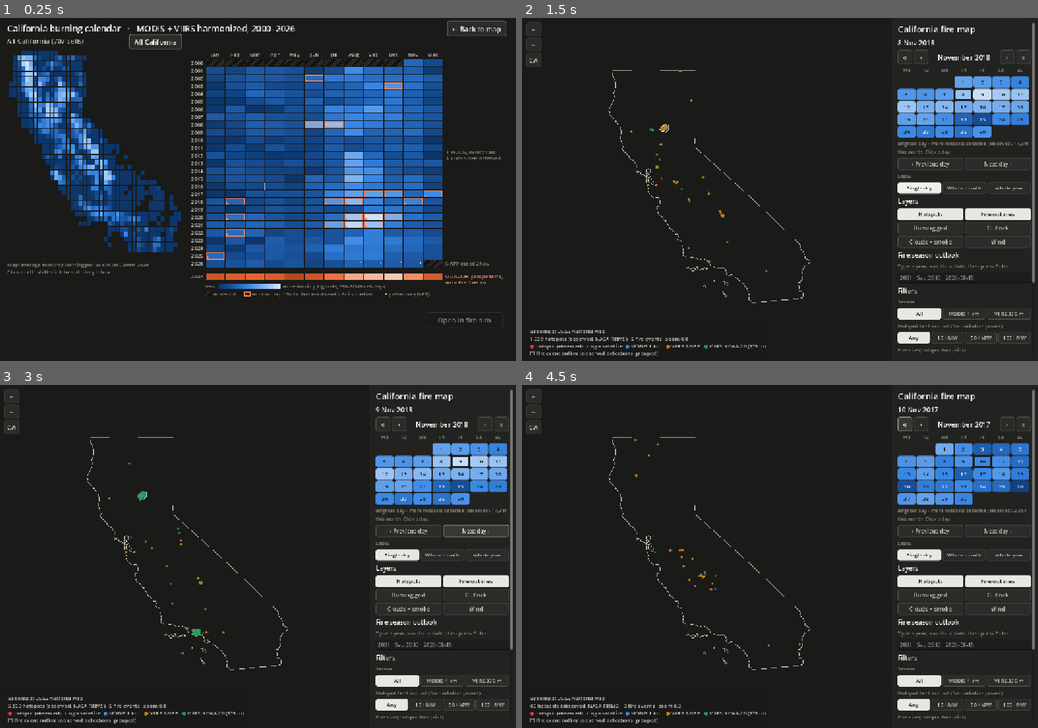
Above: before the commit, frames 1-4 (two rows, left to right).
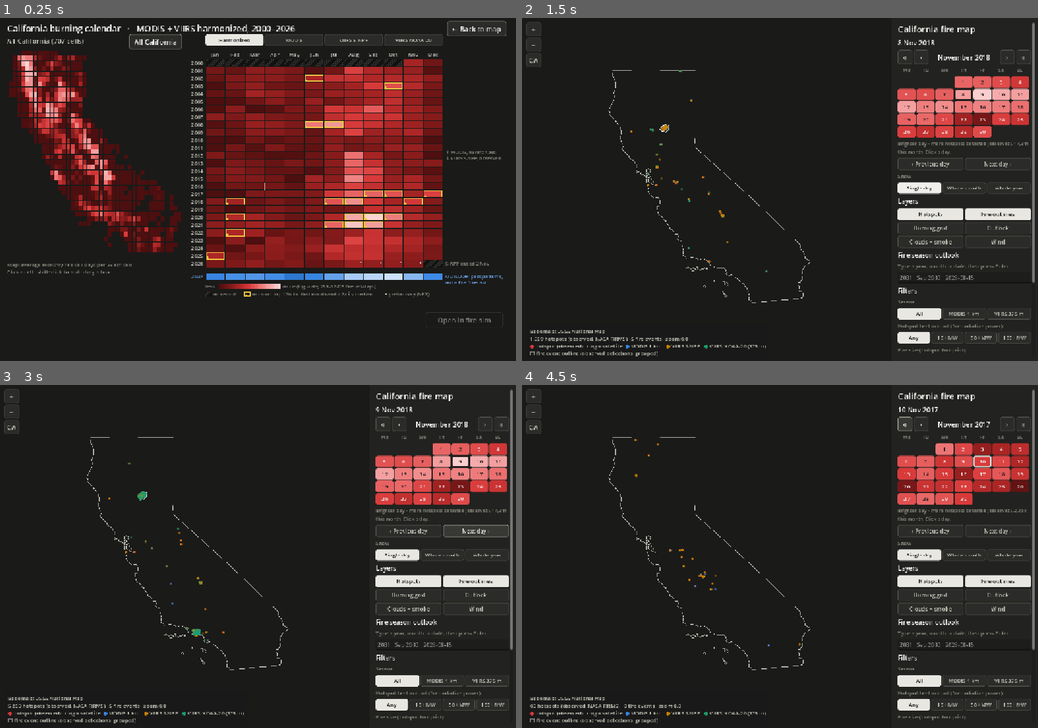
Above: after the commit, the same moments.

Repository: ashved123/Space-Pickles-Harmonization
Game: Godot game, scene res://ui/calendar_view.tscn
Two runs of this game, one before a commit and one after it. Both use one fixed random seed, a clock stepped at 60 frames per second and the inputs below. This scene is started directly instead of the project's main scene.
Inputs:
- Up to frame 1 (0.25 s): no input
- Up to frame 2 (1.5 s): click "← Back to map" at 0.5 s; click "Single day" at 1.25 s
- Up to frame 3 (3 s): click "Single day" at 2 s; click "Next day ›" at 2.75 s
- Up to frame 4 (4.5 s): click "Next day ›" at 3.5 s; click "«" at 4.25 s

The runs differ from the first frame. In frame 1, 32% of the frame differs, in the area x 1-98%, y 4-82%; in frame 2, 3.6%; in frame 3, 3.6%; in frame 4, 3.7%.

Commit message:
Make the calendars red and add a per-satellite view to the big calendar
Burning is now a red ramp everywhere: the map's month calendar, the
burning grid and the big calendar heatmap. The outlook moved from
orange to blue so it can't be mistaken for burning, and the "unusual"
marker is yellow so it shows on red.

The big calendar has a toggle: Harmonized, MODIS, VIIRS S-NPP or
VIIRS NOAA-20. The satellite views show raw detection counts per cell
and month, counted from the hotspot files the first time one is picked.
They are labelled as not comparable between satellites, and months
outside a satellite's record show as no record.

Co-Authored-By: Claude Fable 5.2 <noreply@anthropic.com>

Diff:
--- a/app/data/calendar_data.gd
+++ b/app/data/calendar_data.gd
@@ -31,6 +31,14 @@
 var outlook_label := ""
 var outlook_p: Array = []                # per cell: 12 probabilities
 var outlook_info := {}
+
+const SENSOR_NAMES := ["MODIS", "VIIRS S-NPP", "VIIRS NOAA-20"]  # sensor codes 0-2 in the hotspot files
+const LOOKUP_N := 64                         # 64 x 64 cells of 0.25 degrees covers California
+var _sensor_counts := PackedInt32Array()     # [sensor][cell][slot], filled by count_sensor_year()
+var _sensor_first := [-1, -1, -1]            # first / last slot with any detection, per sensor
+var _sensor_last := [-1, -1, -1]
+var _sensor_done := false
+var _cell_lookup := PackedInt32Array()       # 0.25 degree lat/lon box -> cell index, -1 if none
 
 
 func load_all(dir: String = "res://datasets") -> bool:
@@ -218,6 +226,99 @@
 
 static func _cell_key(lat: float, lon: float) -> String:
 	return "%.3f,%.3f" % [lat, lon]
+
+
+# ---------- raw detections per satellite ----------
+# Counted from the per-year hotspot files (the map's data), not from the harmonized series:
+# these are raw detection counts, so MODIS (1 km pixels) and VIIRS (375 m) are NOT comparable.
+
+## Counts one year of detections per sensor, cell and month. Call once for every year from
+## FIRST_YEAR to last_year, in order (the big years take a moment, so spread them over frames).
+func count_sensor_year(y: int, dir: String = "res://datasets/hotspots") -> void:
+	var slots := year_count() * 12
+	var cells := cell_count()
+	if _sensor_counts.is_empty():
+		_sensor_counts.resize(SENSOR_NAMES.size() * cells * slots)
+		_sensor_counts.fill(0)
+		_cell_lookup.resize(LOOKUP_N * LOOKUP_N)
+		_cell_lookup.fill(-1)
+		for c in cells:
+			_cell_lookup[_lookup_index(cell_lat[c], cell_lon[c])] = c
+	var fmt = _read_json(dir + "/index.json")
+	var path := "%s/%d.bin" % [dir, y]
+	if fmt != null and FileAccess.file_exists(path):
+		var b := FileAccess.get_file_as_bytes(path)
+		if b.size() >= 8 and b.slice(0, 4).get_string_from_ascii() == "HSP1":
+			var lat0: float = fmt.format.lat0
+			var lon0: float = fmt.format.lon0
+			var ks: float = fmt.format.lat_span / 65535.0
+			var kl: float = fmt.format.lon_span / 65535.0
+			# Day of year -> month (1-12) for this year.
+			var month_of := PackedByteArray()
+			month_of.resize(367)
+			var d := 1
+			for m in range(1, 13):
+				for _i in days_in_month(y, m):
+					month_of[d] = m
+					d += 1
+			for i in b.decode_u32(4):
+				var o := 8 + i * 10
+				var c := _cell_lookup[_lookup_index(lat0 + b.decode_u16(o) * ks, lon0 + b.decode_u16(o + 2) * kl)]
+				var month: int = month_of[mini(b.decode_u16(o + 4), 366)]
+				var s: int = b[o + 8]
+				if c < 0 or month == 0 or s >= SENSOR_NAMES.size():
+					continue
+				var slot := (y - FIRST_YEAR) * 12 + month - 1
+				_sensor_counts[(s * cells + c) * slots + slot] += 1
+				if _sensor_first[s] < 0 or slot < _sensor_first[s]:
+					_sensor_first[s] = slot
+				_sensor_last[s] = maxi(_sensor_last[s], slot)
+	if y >= last_year:
+		_sensor_done = true
+
+
+## True once every year has been counted.
+func sensor_ready() -> bool:
+	return _sensor_done
+
+
+## Whether a sensor has any detections on record by that month (between its first and last).
+func sensor_has_record(sensor: int, year: int, month: int) -> bool:
+	var slot := (year - FIRST_YEAR) * 12 + month - 1
+	return _sensor_first[sensor] >= 0 and slot >= _sensor_first[sensor] and slot <= _sensor_last[sensor]
+
+
+## Raw detections of one sensor in a cell and month. NAN outside the sensor's record.
+func sensor_cell_value(sensor: int, cell: int, year: int, month: int) -> float:
+	if not sensor_has_record(sensor, year, month):
+		return NAN
+	return _sensor_counts[(sensor * cell_count() + cell) * year_count() * 12 + (year - FIRST_YEAR) * 12 + month - 1]
+
+
+## Year x month grid of one sensor's raw detections over an area, shaped like area_grid().
+func sensor_area_grid(sensor: int, cells: PackedInt32Array) -> Array:
+	var slots := year_count() * 12
+	var grid := []
+	for y in range(FIRST_YEAR, last_year + 1):
+		var row := PackedFloat32Array()
+		for m in range(1, 13):
+			if not sensor_has_record(sensor, y, m):
+				row.append(NAN)
+				continue
+			var slot := (y - FIRST_YEAR) * 12 + m - 1
+			var total := 0
+			for c in cells:
+				total += _sensor_counts[(sensor * cell_count() + c) * slots + slot]
+			row.append(total)
+		grid.append(row)
+	return grid
+
+
+## Slot in _cell_lookup for a coordinate: the 0.25 degree cell it falls in.
+static func _lookup_index(lat: float, lon: float) -> int:
+	var li := clampi(int(floor(lat / 0.25)) - 120, 0, LOOKUP_N - 1)   # from 30 N
+	var lo := clampi(int(floor(lon / 0.25)) + 512, 0, LOOKUP_N - 1)   # from 128 W
+	return li * LOOKUP_N + lo
 
 
 static func days_in_month(y: int, m: int) -> int:
--- a/app/map/vector_layer.gd
+++ b/app/map/vector_layer.gd
@@ -9,6 +9,9 @@
 const FIRE_SELECTED := Color("#ec835a")
 const BLUES: Array[Color] = [Color("#0d366b"), Color("#184f95"), Color("#256abf"), Color("#3987e5"),
 	Color("#6da7ec"), Color("#9ec5f4"), Color("#cde2fb")]
+# Burning (observed / harmonized) is red everywhere; the outlook is blue so the two can't be mixed up.
+const REDS: Array[Color] = [Color("#4d0f0f"), Color("#7a1818"), Color("#ab2525"), Color("#d93a3a"),
+	Color("#ec7070"), Color("#f4a3a3"), Color("#fbd3d3")]
 const ORANGES: Array[Color] = [Color("#4a1f0d"), Color("#7a3415"), Color("#b14a1e"), Color("#eb6834"),
 	Color("#f29a73"), Color("#f8c7b0")]
 
@@ -29,14 +32,14 @@
 		draw_polyline(closed, Color(0.76, 0.76, 0.72, 0.9), 1.2 * px, true)
 	for g in grid_cells:
 		var t := log(1.0 + float(g[1])) / log(1.0 + grid_max)
-		var c := _ramp(BLUES, t)
+		var c := _ramp(REDS, t)
 		c.a = 0.55
 		draw_rect(g[0], c)
 	for g in outlook_cells:
-		var c := _ramp(ORANGES, clampf(float(g[1]) / 0.4, 0.0, 1.0))
+		var c := _ramp(BLUES, clampf(float(g[1]) / 0.4, 0.0, 1.0))
 		c.a = 0.55
 		draw_rect(g[0], c)
-		draw_rect(g[0], Color(ORANGES[4], 0.6), false, px)
+		draw_rect(g[0], Color(BLUES[4], 0.6), false, px)
 	for f in fires:
 		var hull: PackedVector2Array = f.hull_world
 		if hull.size() < 3:
--- a/app/test_calendar_data.gd
+++ b/app/test_calendar_data.gd
@@ -31,8 +31,38 @@
 	check(absf(s.expected - o[8]) < 0.01 and s.high > 0 and s.medium > s.high, "outlook summary: Sept %.1f cells expected, %d high, %d medium" % [s.expected, s.high, s.medium])
 	check(d.outlook_summary(0).high >= s.high, "peak-month summary has at least as many High cells")
 	test_date_queries()
+	test_sensor_counts(d, butte)
 	print("FAILED: %d" % failures if failures > 0 else "all tests passed")
 	quit(1 if failures > 0 else 0)
+
+
+## Raw detections per satellite, counted from the hotspot files.
+func test_sensor_counts(d, butte: PackedInt32Array) -> void:
+	check(not d.sensor_ready(), "satellite counts start empty")
+	var t := Time.get_ticks_msec()
+	for y in range(d.FIRST_YEAR, d.last_year + 1):
+		d.count_sensor_year(y)
+	check(d.sensor_ready(), "all years counted in %d ms" % (Time.get_ticks_msec() - t))
+	var all: PackedInt32Array = d.all_cells()
+	var modis: Array = d.sensor_area_grid(0, all)
+	var snpp: Array = d.sensor_area_grid(1, all)
+	var noaa20: Array = d.sensor_area_grid(2, all)
+	check(modis[5][7] > 0.0 and is_nan(snpp[5][7]) and is_nan(noaa20[5][7]), "Aug 2005: MODIS only (%d detections)" % modis[5][7])
+	check(snpp[13][7] > 0.0 and is_nan(noaa20[13][7]), "Aug 2013: S-NPP on record, NOAA-20 not yet")
+	check(noaa20[20][7] > 0.0 and snpp[20][7] > modis[20][7], "Aug 2020: all three, VIIRS sees more than MODIS (%d vs %d)" % [snpp[20][7], modis[20][7]])
+	var camp: Array = d.sensor_area_grid(1, butte)
+	check(camp[18][10] > 1000.0 and camp[18][10] > camp[18][5] * 10.0, "Camp Fire: Butte S-NPP detections spike in Nov 2018 (%d)" % camp[18][10])
+	var total := 0.0
+	for c in butte:
+		total += d.sensor_cell_value(1, c, 2018, 11)
+	check(is_equal_approx(total, camp[18][10]), "cell values add up to the area total")
+	var index = JSON.parse_string(FileAccess.get_file_as_string("res://datasets/hotspots/index.json"))
+	var year_total := 0.0
+	for g in [modis, snpp, noaa20]:
+		for v in g[18]:
+			if not is_nan(v):
+				year_total += v
+	check(absf(year_total - index.years["2018"]) <= index.years["2018"] * 0.01, "2018 counts match the hotspot file (%d of %d)" % [year_total, index.years["2018"]])
 
 
 func test_date_queries() -> void:
--- a/app/ui/calendar_view.gd
+++ b/app/ui/calendar_view.gd
@@ -4,6 +4,7 @@
 extends Control
 
 const CalendarData = preload("res://data/calendar_data.gd")
+const UI = preload("res://ui/ui_kit.gd")
 
 # Dark surface and ink (dataviz reference palette, dark mode).
 const SURFACE := Color("#1a1a19")
@@ -14,14 +15,16 @@
 const ZERO := Color("#262624")       # recorded, no burning
 const NO_DATA := Color("#121211")    # no satellite record (hatched)
 const SELECT := Color("#f0efec")
-const UNUSUAL := Color("#ec835a")    # status "serious", always with the ▲ marker
+const UNUSUAL := Color("#f5c542")    # yellow so it shows on the red cells, always with the ▲ marker
 const UNUSUAL_X_MEDIAN := 2.0       # unusual = top 10% for that month AND >= 2x its median
-# Sequential blue, dark mode: near zero recedes toward the surface, high is bright.
+# Burning: sequential red, dark mode: near zero recedes toward the surface, high is bright.
+const REDS: Array[Color] = [Color("#4d0f0f"), Color("#7a1818"), Color("#ab2525"), Color("#d93a3a"),
+	Color("#ec7070"), Color("#f4a3a3"), Color("#fbd3d3")]
+# Second sequential context (outlook), one hue: blue, so it can't be mistaken for burning.
 const BLUES: Array[Color] = [Color("#0d366b"), Color("#184f95"), Color("#256abf"), Color("#3987e5"),
 	Color("#6da7ec"), Color("#9ec5f4"), Color("#cde2fb")]
-# Second sequential context (outlook), one hue: orange.
-const ORANGES: Array[Color] = [Color("#4a1f0d"), Color("#7a3415"), Color("#b14a1e"), Color("#eb6834"),
-	Color("#f29a73"), Color("#f8c7b0")]
+# What the heatmap shows: the harmonized series, or one satellite's raw detections.
+const VIEWS := ["Harmonized", "MODIS", "VIIRS S-NPP", "VIIRS NOAA-20"]
 const MONTHS := ["Jan", "Feb", "Mar", "Apr", "May", "Jun", "Jul", "Aug", "Sep", "Oct", "Nov", "Dec"]
 
 # Map geometry (equirectangular, x scaled by cos 37.5°).
@@ -46,6 +49,10 @@
 var heat_max := 1.0
 var heat_min := 1.0  # low end of the colour scale (5th percentile of non-zero months)
 var cell_mean := PackedFloat32Array()  # mean monthly value per cell, for the default map
+var view := 0            # index into VIEWS now shown; satellite views are sensor code + 1
+var wanted_view := 0     # view picked by the user; shown once its counts are ready
+var counting_year := 0   # next hotspot year to count for the satellite views, 0 = not started
+var view_buttons: Array = []
 var sel_year := 0
 var sel_month := 0
 var hover_text := ""
@@ -87,7 +94,7 @@
 		b.add_theme_stylebox_override("pressed", _button_style(Color("#383835"), INK))
 		b.add_theme_stylebox_override("disabled", _button_style(SURFACE, GRID_LINE))
 		b.add_theme_color_override("font_color", INK)
-	title.text = "California burning calendar   ·   MODIS + VIIRS harmonized, 2000–2026"
+	_update_title()
 	title.position = Vector2(16, 10)
 	title.add_theme_font_size_override("font_size", 20)
 	title.add_theme_color_override("font_color", INK)
@@ -104,6 +111,12 @@
 	map_button.pressed.connect(back_to_map)
 	add_child(map_button)
 
+	var view_row := VBoxContainer.new()
+	view_row.position = Vector2(HEAT_X, 38)
+	view_row.size = Vector2(12 * CELL_W, 30)
+	add_child(view_row)
+	view_buttons = UI.segmented(view_row, VIEWS, view, set_view)
+
 	info.position = Vector2(16, 612)
 	info.size = Vector2(440, 180)
 	info.autowrap_mode = TextServer.AUTOWRAP_WORD_SMART
@@ -139,6 +152,59 @@
 	return s
 
 
+## Switch between the harmonized series and one satellite's raw detections. The satellite
+## counts are made from the hotspot files the first time they are needed (a few seconds).
+func set_view(i: int) -> void:
+	wanted_view = i
+	view_buttons[i].button_pressed = true
+	if i > 0 and not data.sensor_ready():
+		if counting_year == 0:
+			counting_year = data.FIRST_YEAR
+		_update_title()
+		return
+	_show_view(i)
+
+
+func _show_view(i: int) -> void:
+	view = i
+	hover_text = ""  # the old text described the previous view
+	info.text = ""
+	_update_title()
+	_compute_cell_means()
+	set_selection(selection)
+
+
+func _process(_delta: float) -> void:
+	if counting_year == 0 or data.sensor_ready():
+		return
+	data.count_sensor_year(counting_year)
+	counting_year += 1
+	_update_title()
+	if data.sensor_ready() and wanted_view != view:
+		_show_view(wanted_view)
+
+
+func _update_title() -> void:
+	var t := "MODIS + VIIRS harmonized, 2000–2026"
+	if wanted_view > 0 and not data.sensor_ready():
+		t = "counting %s detections, %d…" % [VIEWS[wanted_view], counting_year]
+	elif view > 0:
+		t = "%s only: raw detections (observed), not harmonized" % VIEWS[view]
+	title.text = "California burning calendar   ·   " + t
+
+
+## Value of a cell in a month for the current view. NAN = no record.
+func value_of(c: int, year: int, month: int) -> float:
+	if view == 0:
+		return data.cell_value(c, year, month)
+	return data.sensor_cell_value(view - 1, c, year, month)
+
+
+## What the numbers count in the current view.
+func unit_text() -> String:
+	return "fire cell-days" if view == 0 else "%s detections" % VIEWS[view]
+
+
 func _compute_cell_means() -> void:
 	cell_mean.resize(data.cell_count())
 	for c in data.cell_count():
@@ -146,7 +212,7 @@
 		var n := 0
 		for y in range(data.FIRST_YEAR, data.last_year + 1):
 			for m in range(1, 13):
-				var v: float = data.cell_value(c, y, m)
+				var v: float = value_of(c, y, m)
 				if not is_nan(v):
 					total += v
 					n += 1
@@ -158,7 +224,7 @@
 		return
 	selection = cells
 	AppState.selection = cells
-	grid = data.area_grid(selection)
+	grid = data.area_grid(selection) if view == 0 else data.sensor_area_grid(view - 1, selection)
 	unusual = data.unusual_thresholds(grid)
 	medians = data.baseline_medians(grid)
 	outlook = data.outlook_area(selection)
@@ -308,11 +374,12 @@
 	if v <= 0.0:
 		return ZERO
 	vmin = minf(vmin, vmax * 0.5)
-	return ramp(BLUES, (log(v) - log(vmin)) / maxf(log(vmax) - log(vmin), 0.001))
+	return ramp(REDS, (log(v) - log(vmin)) / maxf(log(vmax) - log(vmin), 0.001))
 
 
 func is_unusual(v: float, m: int) -> bool:
-	return v > 0.0 and v >= unusual[m] and v >= UNUSUAL_X_MEDIAN * medians[m]
+	# Only for the harmonized series: a single satellite's record is too short for a baseline.
+	return view == 0 and v > 0.0 and v >= unusual[m] and v >= UNUSUAL_X_MEDIAN * medians[m]
 
 
 # ---------- drawing ----------
@@ -332,14 +399,14 @@
 	var month_mode := sel_year > 0
 	var vmax := 1.0
 	for c in data.cell_count():
-		var v: float = data.cell_value(c, sel_year, sel_month) if month_mode else cell_mean[c]
+		var v: float = value_of(c, sel_year, sel_month) if month_mode else cell_mean[c]
 		if not is_nan(v):
 			vmax = maxf(vmax, v)
 	var sel := {}
 	for c in selection:
 		sel[c] = true
 	for c in data.cell_count():
-		var v: float = data.cell_value(c, sel_year, sel_month) if month_mode else cell_mean[c]
+		var v: float = value_of(c, sel_year, sel_month) if month_mode else cell_mean[c]
 		var p := _to_screen(data.cell_lat[c] + 0.125, data.cell_lon[c] - 0.125)
 		draw_rect(Rect2(p + Vector2(0.5, 0.5), size - Vector2(1, 1)), heat_color(v, vmax))
 	if selection.size() < data.cell_count():
@@ -348,8 +415,8 @@
 			draw_rect(Rect2(p, size), SELECT, false, 1.5)
 	if drag_from.x >= 0 and drag_from.distance_to(drag_to) > 6.0:
 		draw_rect(Rect2(drag_from, drag_to - drag_from).abs(), SELECT, false, 1.0)
-	var caption := "Map: %s" % ("%s %d, fire cell-days per 25 km cell" % [MONTHS[sel_month - 1], sel_year]
-		if month_mode else "average monthly burning per 25 km cell, 2000–2026")
+	var caption := "Map: %s" % ("%s %d, %s per 25 km cell" % [MONTHS[sel_month - 1], sel_year, unit_text()]
+		if month_mode else "average monthly %s per 25 km cell" % unit_text())
 	draw_string(font, Vector2(MAP_RECT.position.x, MAP_RECT.end.y + 4), caption,
 		HORIZONTAL_ALIGNMENT_LEFT, -1, 12, INK_3)
 	draw_string(font, Vector2(MAP_RECT.position.x, MAP_RECT.end.y + 20), "Click a cell · shift+click to add · drag a box",
@@ -362,7 +429,6 @@
 			CELL_W, 12, INK_2)
 	for y in range(data.FIRST_YEAR, data.last_year + 1):
 		var top := _row_y(y)
-		var kind: String = "harmonized" if y < 2012 else "observed"
 		draw_string(font, Vector2(HEAT_X - 46, top + 13), str(y), HORIZONTAL_ALIGNMENT_RIGHT, 40, 12, INK_2)
 		for m in 12:
 			var v: float = grid[y - data.FIRST_YEAR][m]
@@ -372,34 +438,41 @@
 				_hatch(r)
 				continue
 			var mi: int = data.month_index(y, m + 1)
-			if data.partial[mi] or data.preliminary[mi]:
+			if mi >= 0 and (data.partial[mi] or data.preliminary[mi]):
 				draw_circle(r.position + Vector2(r.size.x - 5, 5), 2.0, INK_2)
 			if is_unusual(v, m):
 				draw_rect(r.grow(-1), UNUSUAL, false, 2.0)
 				_triangle(r.position + Vector2(4, r.size.y - 4))
-	# Sensor change markers.
-	var y2012 := _row_y(2012) + CELL_H / 18.0  # Feb 2012 sits in the 2012 row
-	draw_line(Vector2(HEAT_X - 50, _row_y(2012)), Vector2(HEAT_X + 12 * CELL_W, _row_y(2012)), INK_3, 1.0)
-	draw_string(font, Vector2(HEAT_X + 12 * CELL_W + 6, y2012 + 4), "↑ MODIS, harmonized",
-		HORIZONTAL_ALIGNMENT_LEFT, -1, 11, INK_3)
-	draw_string(font, Vector2(HEAT_X + 12 * CELL_W + 6, y2012 + 18), "↓ VIIRS S-NPP, observed",
-		HORIZONTAL_ALIGNMENT_LEFT, -1, 11, INK_3)
-	var y26 := _row_y(data.last_year)
-	draw_string(font, Vector2(HEAT_X + 12 * CELL_W + 6, y26 + 13), "S-NPP ended 2 Nov",
-		HORIZONTAL_ALIGNMENT_LEFT, -1, 11, INK_3)
+	# Sensor change markers (the harmonized series switches source in 2012).
+	if view == 0:
+		var y2012 := _row_y(2012) + CELL_H / 18.0  # Feb 2012 sits in the 2012 row
+		draw_line(Vector2(HEAT_X - 50, _row_y(2012)), Vector2(HEAT_X + 12 * CELL_W, _row_y(2012)), INK_3, 1.0)
+		draw_string(font, Vector2(HEAT_X + 12 * CELL_W + 6, y2012 + 4), "↑ MODIS, harmonized",
+			HORIZONTAL_ALIGNMENT_LEFT, -1, 11, INK_3)
+		draw_string(font, Vector2(HEAT_X + 12 * CELL_W + 6, y2012 + 18), "↓ VIIRS S-NPP, observed",
+			HORIZONTAL_ALIGNMENT_LEFT, -1, 11, INK_3)
+	else:
+		draw_string(font, Vector2(HEAT_X + 12 * CELL_W + 6, _row_y(data.FIRST_YEAR) + 13), "raw counts: don't compare",
+			HORIZONTAL_ALIGNMENT_LEFT, -1, 11, INK_3)
+		draw_string(font, Vector2(HEAT_X + 12 * CELL_W + 6, _row_y(data.FIRST_YEAR) + 27), "between satellites",
+			HORIZONTAL_ALIGNMENT_LEFT, -1, 11, INK_3)
+	if view == 0 or view == 2:
+		var y26 := _row_y(data.last_year)
+		draw_string(font, Vector2(HEAT_X + 12 * CELL_W + 6, y26 + 13), "S-NPP ended 2 Nov",
+			HORIZONTAL_ALIGNMENT_LEFT, -1, 11, INK_3)
 	# Outlook row.
 	var oy := _row_y(data.OUTLOOK_YEAR)
-	draw_string(font, Vector2(HEAT_X - 70, oy + 13), "%d" % data.OUTLOOK_YEAR, HORIZONTAL_ALIGNMENT_RIGHT, 64, 12, ORANGES[4])
+	draw_string(font, Vector2(HEAT_X - 70, oy + 13), "%d" % data.OUTLOOK_YEAR, HORIZONTAL_ALIGNMENT_RIGHT, 64, 12, BLUES[4])
 	var omax := 0.001
 	for v in outlook:
 		omax = maxf(omax, v)
 	for m in 12:
 		var r := Rect2(HEAT_X + m * CELL_W + 1, oy + 1, CELL_W - 2, CELL_H - 2)
-		draw_rect(r, ramp(ORANGES, outlook[m] / omax))
+		draw_rect(r, ramp(BLUES, outlook[m] / omax))
 	draw_string(font, Vector2(HEAT_X + 12 * CELL_W + 6, oy + 13), "OUTLOOK: past patterns,",
-		HORIZONTAL_ALIGNMENT_LEFT, -1, 11, ORANGES[4])
+		HORIZONTAL_ALIGNMENT_LEFT, -1, 11, BLUES[4])
 	draw_string(font, Vector2(HEAT_X + 12 * CELL_W + 6, oy + 27), "not a fire forecast",
-		HORIZONTAL_ALIGNMENT_LEFT, -1, 11, ORANGES[4])
+		HORIZONTAL_ALIGNMENT_LEFT, -1, 11, BLUES[4])
 	# Selected month.
 	if sel_year > 0:
 		draw_rect(Rect2(HEAT_X + (sel_month - 1) * CELL_W, _row_y(sel_year), CELL_W, CELL_H), SELECT, false, 2.0)
@@ -414,8 +487,8 @@
 	var y := _row_y(data.OUTLOOK_YEAR) + CELL_H + 18
 	draw_string(font, Vector2(x, y), "less", HORIZONTAL_ALIGNMENT_LEFT, -1, 11, INK_3)
 	for i in 24:
-		draw_rect(Rect2(x + 30 + i * 6, y - 9, 6, 10), ramp(BLUES, i / 23.0))
-	draw_string(font, Vector2(x + 180, y), "more burning (log scale, %.0f–%.0f cell-days)" % [heat_min, heat_max],
+		draw_rect(Rect2(x + 30 + i * 6, y - 9, 6, 10), ramp(REDS, i / 23.0))
+	draw_string(font, Vector2(x + 180, y), "more (log scale, %.0f–%.0f %s)" % [heat_min, heat_max, unit_text()],
 		HORIZONTAL_ALIGNMENT_LEFT, -1, 11, INK_3)
 	y += 18
 	draw_rect(Rect2(x, y - 9, 14, 10), NO_DATA)
@@ -451,9 +524,11 @@
 		var c: int = data.cell_at(ll.x, ll.y)
 		if c < 0:
 			return "No fire detections recorded in this 25 km cell."
-		var v: float = data.cell_value(c, sel_year, sel_month) if sel_year > 0 else cell_mean[c]
-		return "Cell %.3f, %.3f\n%s: %.1f fire cell-days" % [data.cell_lat[c], data.cell_lon[c],
-			("%s %d" % [MONTHS[sel_month - 1], sel_year]) if sel_year > 0 else "Average month", v]
+		var v: float = value_of(c, sel_year, sel_month) if sel_year > 0 else cell_mean[c]
+		if is_nan(v):
+			return "Cell %.3f, %.3f\nNo record for this month in this view." % [data.cell_lat[c], data.cell_lon[c]]
+		return "Cell %.3f, %.3f\n%s: %.1f %s" % [data.cell_lat[c], data.cell_lon[c],
+			("%s %d" % [MONTHS[sel_month - 1], sel_year]) if sel_year > 0 else "Average month", v, unit_text()]
 	var h := _heat_cell_at(p)
 	if h.x == 0:
 		return hover_text
@@ -465,7 +540,11 @@
 			data.outlook_info.get("auc_climatology", 0.0)]
 	var v: float = grid[h.x - data.FIRST_YEAR][h.y - 1]
 	if is_nan(v):
-		return "%s %d — no satellite record. Missing data is not zero fire." % [MONTHS[h.y - 1], h.x]
+		return "%s %d — no %s record. Missing data is not zero fire." % [MONTHS[h.y - 1], h.x, "satellite" if view == 0 else VIEWS[view]]
+	if view > 0:
+		return "%s %d — OBSERVED, %s only\n%s raw detections in this area\n%s\nSource: NASA FIRMS active-fire detections.\nClick to list this area's fires for the month." % [
+			MONTHS[h.y - 1], h.x, VIEWS[view], UI.thousands(int(v)),
+			"MODIS pixels are 1 km, VIIRS pixels 375 m, so the satellites' counts are not comparable. Use Harmonized to compare years."]
 	var mi: int = data.month_index(h.x, h.y)
 	var lines := ["%s %d — %s" % [MONTHS[h.y - 1], h.x, data.kinds[mi].to_upper()],
 		"%.0f fire cell-days (S-NPP scale)" % v,
--- a/app/ui/map_view.gd
+++ b/app/ui/map_view.gd
@@ -517,7 +517,7 @@
 		b.text = str(d)
 		b.custom_minimum_size = Vector2(DAY_W, 26)
 		b.tooltip_text = "%d %s %d: %s hotspots detected" % [d, MONTH_NAMES[cal_month - 1], year, _thousands(n)]
-		var shade := Color("#262624") if n == 0 else VectorLayer._ramp(VectorLayer.BLUES, log(1.0 + n) / log(1.0 + peak))
+		var shade := Color("#262624") if n == 0 else VectorLayer._ramp(VectorLayer.REDS, log(1.0 + n) / log(1.0 + peak))
 		var chosen := month == cal_month and (day == d or day == 0)
 		var exact := month == cal_month and day == d
 		# Selected day: a thick ring that contrasts with the cell's own shade.
@@ -958,13 +958,13 @@
 	var s: Dictionary = cal.outlook_summary(m)
 	var t := ""
 	if m > 0:
-		t = "OUTLOOK for %s %d\nAbout %.0f of %d map cells (25 km each) are expected to have notable burning. %s ranks %d of 12 for the year; the peak is %s (%.0f cells).\nHigh risk: %d cells. Medium: %d cells. Shown in orange on the map." % [
+		t = "OUTLOOK for %s %d\nAbout %.0f of %d map cells (25 km each) are expected to have notable burning. %s ranks %d of 12 for the year; the peak is %s (%.0f cells).\nHigh risk: %d cells. Medium: %d cells. Shown in blue on the map." % [
 			MONTH_NAMES[m - 1], y, s.expected, cal.cell_count(), MONTH_NAMES[m - 1], order.find(m - 1) + 1,
 			MONTH_NAMES[order[0]], by_month[order[0]], s.high, s.medium]
 		if d > 0:
 			t += "\nThe outlook is monthly: %d %s gets the values for all of %s." % [d, MONTH_NAMES[m - 1], MONTH_NAMES[m - 1]]
 	else:
-		t = "OUTLOOK for %d\nBusiest months: %s (%.0f cells expected to have notable burning), %s (%.0f), %s (%.0f). Quietest: %s (%.0f).\n%d of %d cells reach High risk in at least one month, %d more reach Medium. The map shows each cell's peak month in orange." % [
+		t = "OUTLOOK for %d\nBusiest months: %s (%.0f cells expected to have notable burning), %s (%.0f), %s (%.0f). Quietest: %s (%.0f).\n%d of %d cells reach High risk in at least one month, %d more reach Medium. The map shows each cell's peak month in blue." % [
 			y, MONTH_NAMES[order[0]], by_month[order[0]], MONTH_NAMES[order[1]], by_month[order[1]],
 			MONTH_NAMES[order[2]], by_month[order[2]], MONTH_NAMES[order[11]], by_month[order[11]],
 			s.high, cal.cell_count(), s.medium]
Not shown, changed: CLAUDE.md
